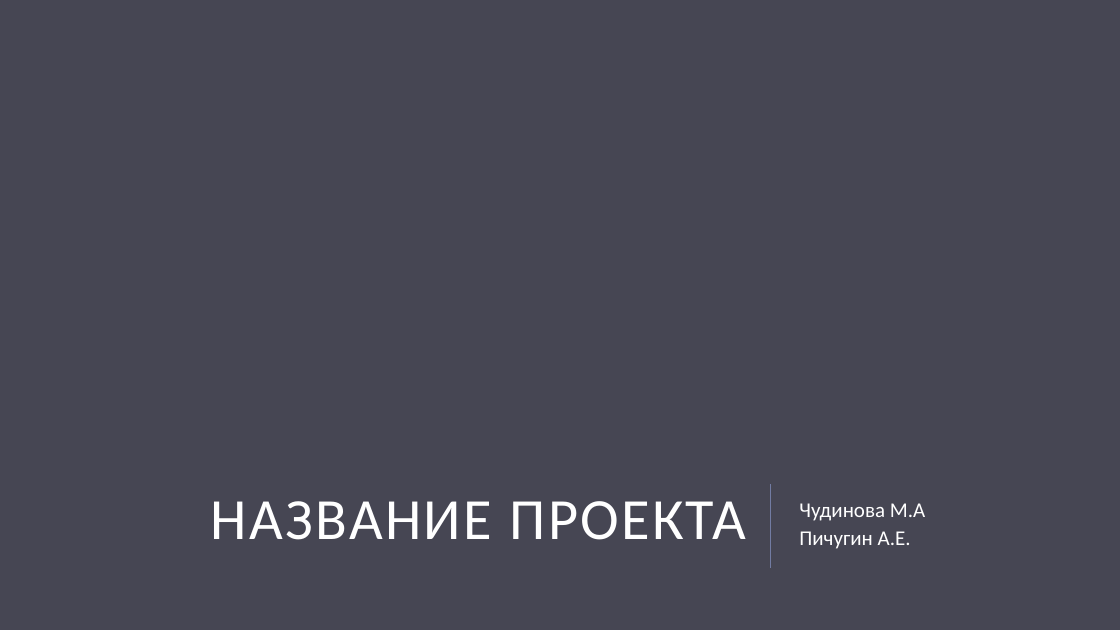
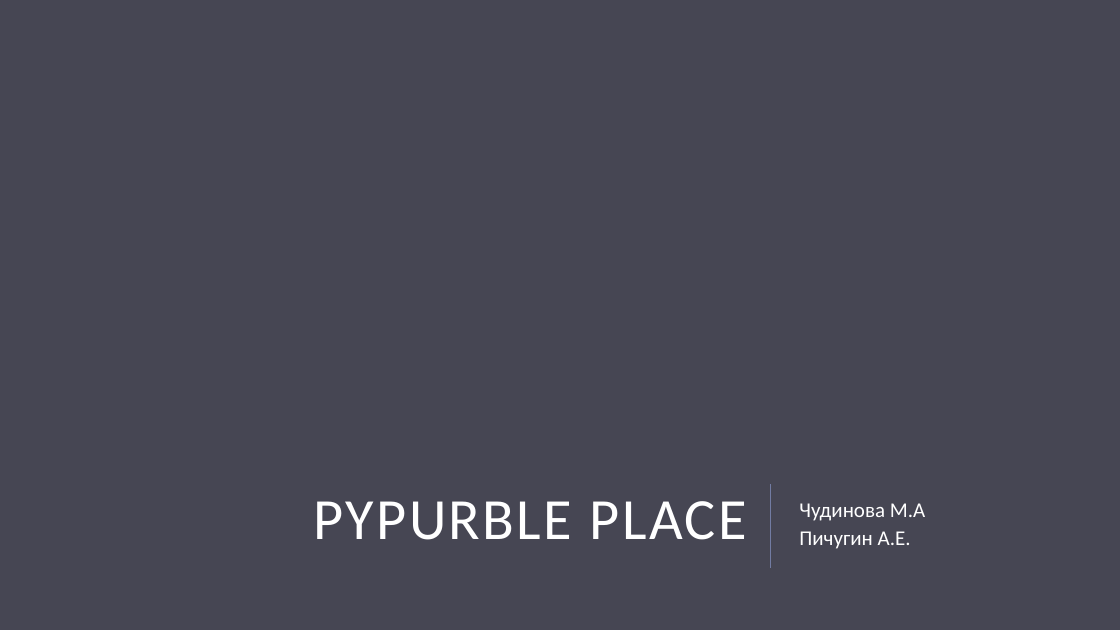
Before and after one commit to git21git/ProjectPyGame, a slide deck: slide 1 of Презентация PyGame.pptx. Drawn at 1120x630 pixels with LibreOffice and Linux fonts; fonts in the diff are those of the drawing; background and template pictures are left out. Boxes give left, top, right and bottom in pixels: in the first picture for what was removed or moved away, otherwise in the second. Text is boxed around its words. In the diff, an @@ line names an element or a change of style, - is before the commit and + after.

```diff
--- a/Презентация PyGame.pptx
+++ b/Презентация PyGame.pptx
@@ title at (314, 501, 747, 540): text changed @@
-НАЗВАНИЕ ПРОЕКТА
+PYPURBLE PLACE
```
Also in this commit, not shown: 4 other slides changed, 1 other file.
